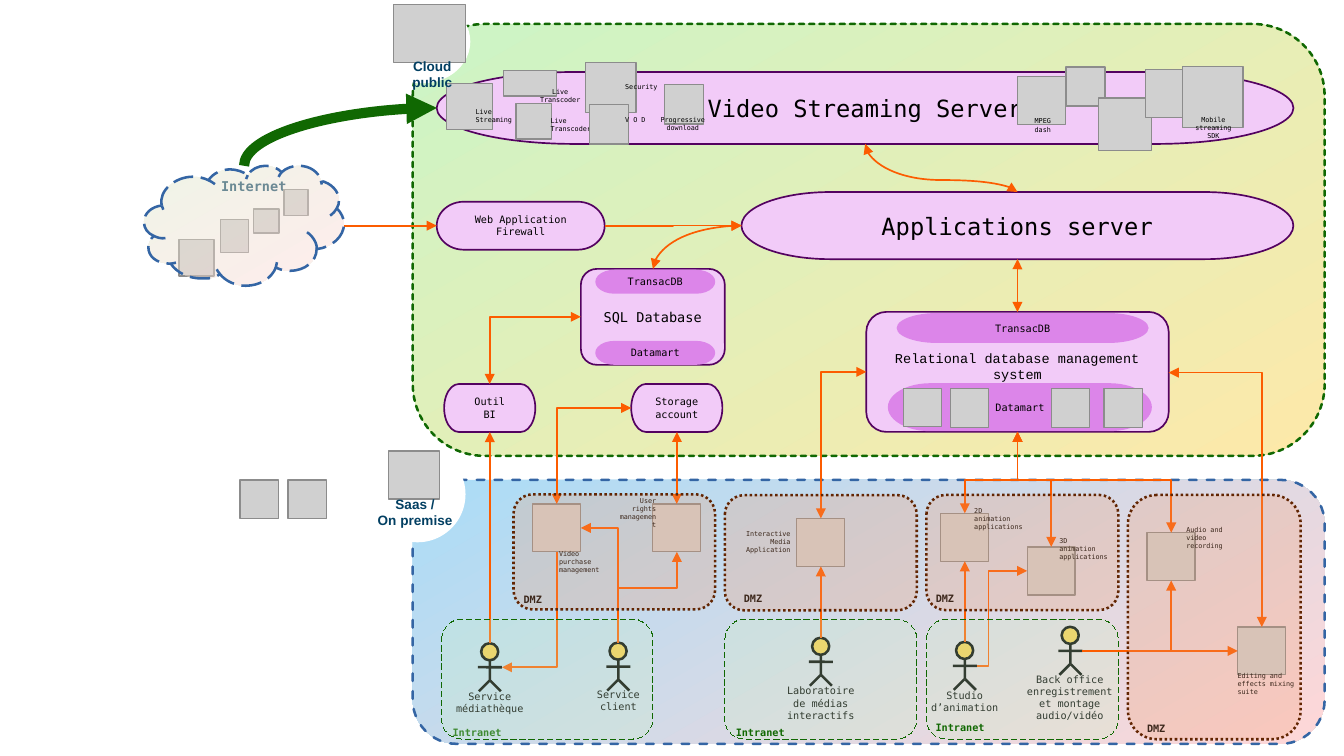
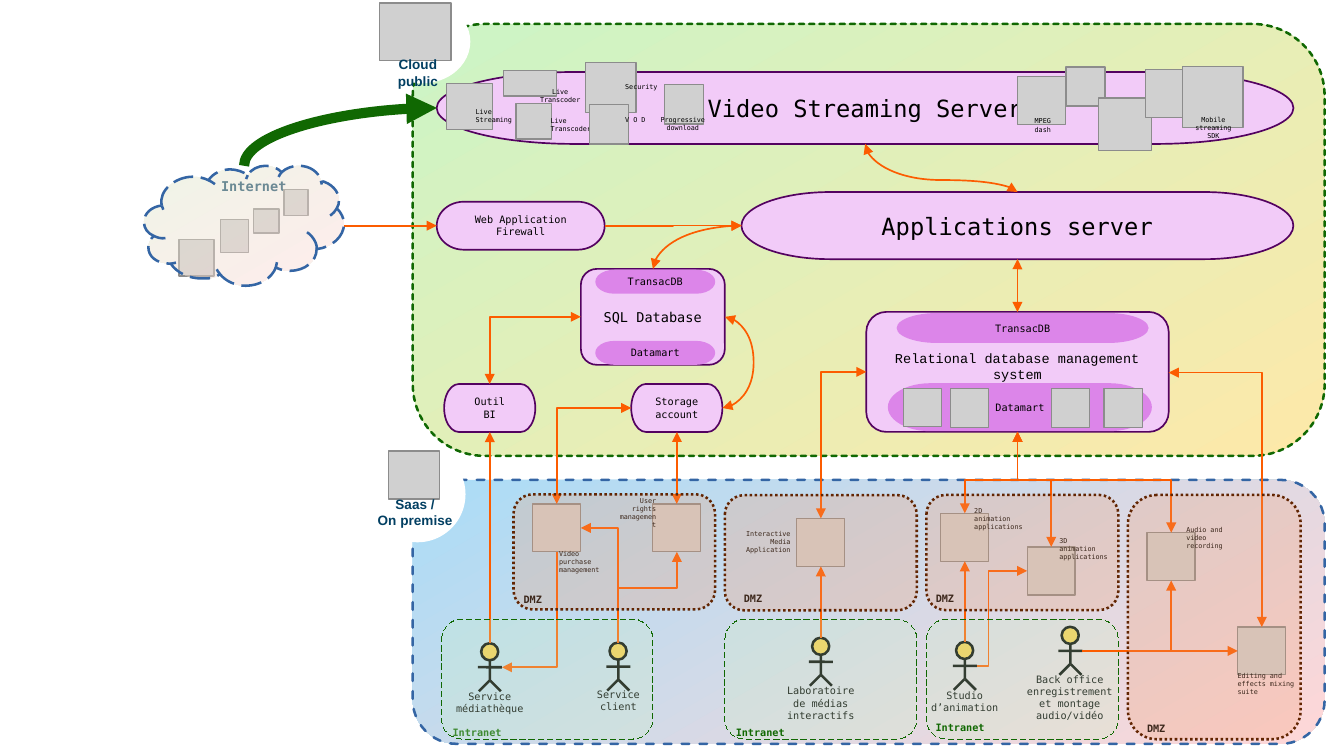
Before and after one commit to gattardm/P8, a slide deck: slide 21 of Sources/dependances_fonctionnelles.odp. Drawn at 1344x756 pixels with LibreOffice and Linux fonts; fonts in the diff are those of the drawing; grey boxes stand for pictures. Boxes give left, top, right and bottom in pixels: in the first picture for what was removed or moved away, otherwise in the second. Text is boxed around its words. In the diff, an @@ line names an element or a change of style, - is before the commit and + after.

```diff
--- a/Sources/dependances_fonctionnelles.odp
+++ b/Sources/dependances_fonctionnelles.odp
@@ picture: place and size @@
-picture at (394,5,466,62)
+picture at (379,2,451,60)
@@ text "Cloud public": place and size @@
-text "Cloud public" at (412,61,452,91)
+text "Cloud public" at (398,59,438,89)
@@ curved double arrow added from (723, 409) to (726, 317), #FC5C00 0.99 pt @@
@@ picture removed at (240,481,279,520) @@
@@ picture removed at (288,481,327,520) @@
```
Also in this commit, not shown: 2 slides added, 10 other files.
